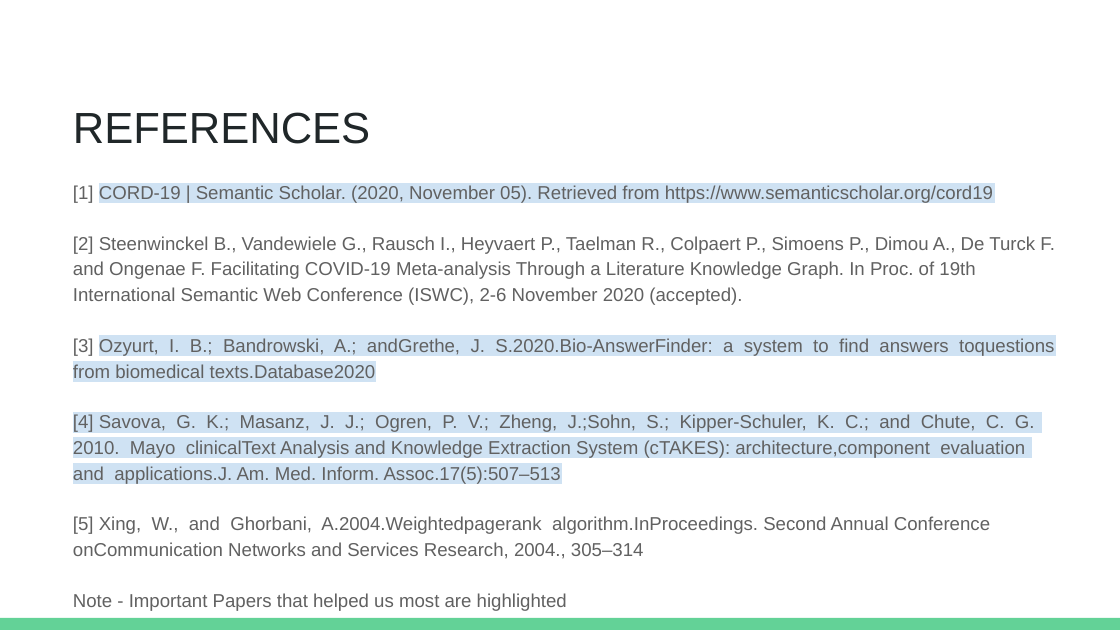
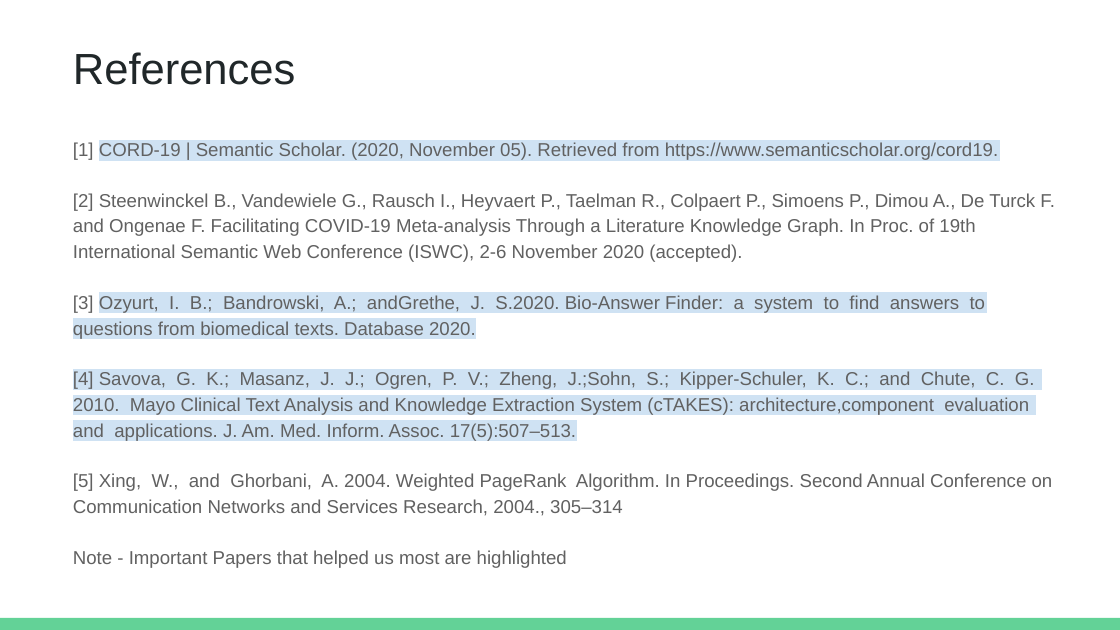
Before and after one commit to lydiatse/cs586, a slide deck: slide 16 of presentation/final_presentation.pptx (slide 15 before the commit). Drawn at 1120x630 pixels with LibreOffice and Linux fonts; fonts in the diff are those of the drawing. Boxes give left, top, right and bottom in pixels: in the first picture for what was removed or moved away, otherwise in the second. Text is boxed around its words. In the diff, an @@ line names an element or a change of style, - is before the commit and + after.

```diff
--- a/presentation/final_presentation.pptx
+++ b/presentation/final_presentation.pptx
@@ title at (73, 52, 295, 85): text changed @@
-REFERENCES
+References
@@ text "[1] CORD-19 | Semantic Scholar. ...": place and size @@
-text "[1] CORD-19 | Semantic Scholar. ..." at (73, 185, 1055, 611)
+text "[1] CORD-19 | Semantic Scholar. ..." at (73, 142, 1055, 564)
@@ text at (73, 142, 998, 160): text changed @@
-[1] CORD-19 | Semantic Scholar. (2020, November 05). Retrieved from https://www.semanticscholar.org/cord19
+[1] CORD-19 | Semantic Scholar. (2020, November 05). Retrieved from https://www.semanticscholar.org/cord19.
@@ text at (73, 295, 1053, 515): text changed @@
-[3] Ozyurt, I. B.; Bandrowski, A.; andGrethe, J. S.2020.Bio-AnswerFinder: a system to find answers toquestions from biomedical texts.Database2020
-[4] Savova, G. K.; Masanz, J. J.; Ogren, P. V.; Zheng, J.;Sohn, S.; Kipper-Schuler, K. C.; and Chute, C. G. 2010. Mayo clinicalText Analysis and Knowledge Extraction System (cTAKES): architecture,component evaluation and applications.J. Am. Med. Inform. Assoc.17(5):507–513
-[5] Xing, W., and Ghorbani, A.2004.Weightedpagerank algorithm.InProceedings. Second Annual Conference onCommunication Networks and Services Research, 2004., 305–314
+[3] Ozyurt, I. B.; Bandrowski, A.; andGrethe, J. S.2020. Bio-Answer Finder: a system to find answers to questions from biomedical texts. Database 2020.
+[4] Savova, G. K.; Masanz, J. J.; Ogren, P. V.; Zheng, J.;Sohn, S.; Kipper-Schuler, K. C.; and Chute, C. G. 2010. Mayo Clinical Text Analysis and Knowledge Extraction System (cTAKES): architecture,component evaluation and applications. J. Am. Med. Inform. Assoc. 17(5):507–513.
+[5] Xing, W., and Ghorbani, A. 2004. Weighted PageRank Algorithm. In Proceedings. Second Annual Conference on Communication Networks and Services Research, 2004., 305–314
```
Also in this commit, not shown: 12 other slides changed, 1 slide added, 1 other file.
